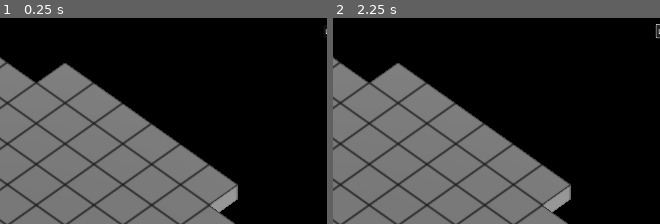
Above: before the commit, frames 1-2 (left to right).
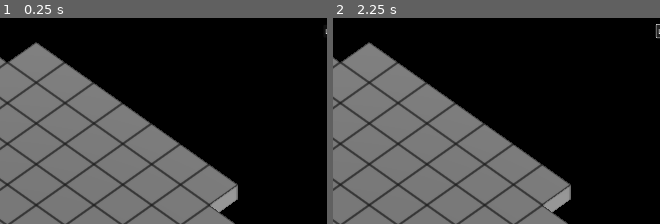
Above: after the commit, the same moments.

Repository: telmotrooper/meagre-tactics
Game: Godot game, scene res://main.tscn
Same seed, same stepped clock (60 frames per second), same inputs: the game is played once before the commit and once after it.
Inputs:
- Up to frame 1 (0.25 s): no input
- Up to frame 2 (2.25 s): click "Left" at 0.5 s; click "Right" at 1.25 s; click "Left" at 2 s
The pictures show only the part of the screen within x 44-94%, y 0-50%; the shares and areas given below are measured in that part.

The runs differ from the first frame. In frame 1, 1.7% of the frame differs, in the area x 2-20%, y 11-32%; in frame 2, 1.7%.

Commit message:
fixed missing tile in board

Diff:
--- a/board.tscn
+++ b/board.tscn
@@ -5,6 +5,7 @@
 [node name="Board" type="Node3D"]
 
 [node name="Tile" parent="." instance=ExtResource("1_ymon7")]
+transform = Transform3D(1, 0, 0, 0, 1, 0, 0, 0, 1, -3, 0, -5)
 
 [node name="Tile2" parent="." instance=ExtResource("1_ymon7")]
 transform = Transform3D(1, 0, 0, 0, 1, 0, 0, 0, 1, -2, 0, -5)
